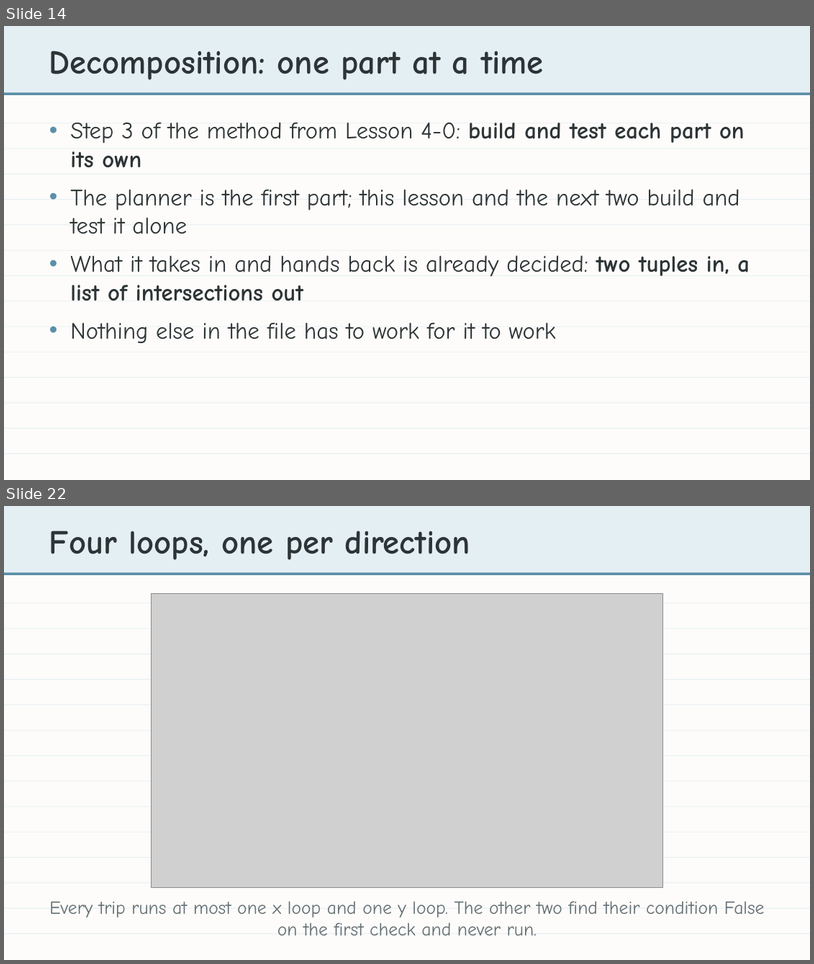
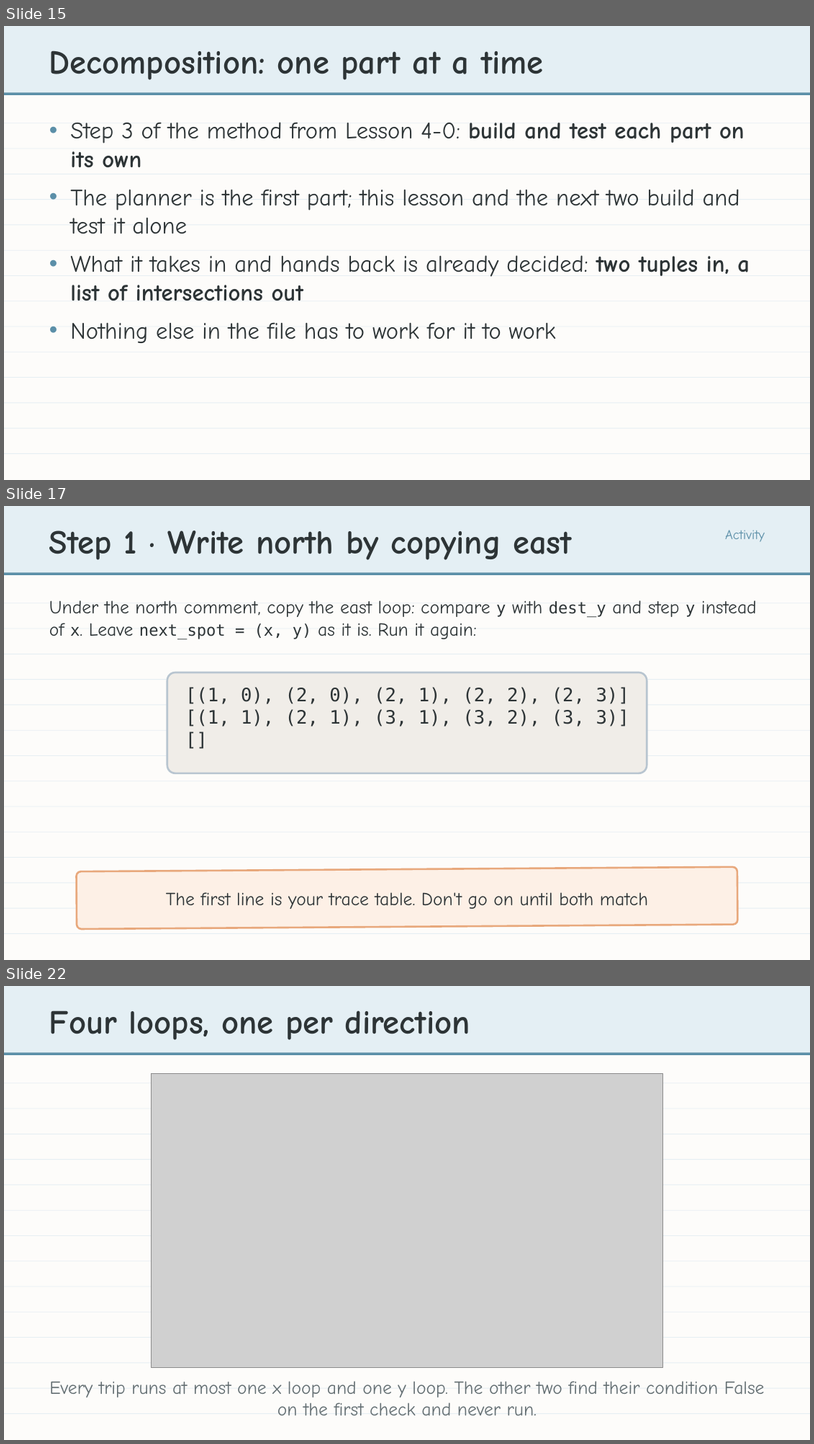
Before and after one commit to bradamiller/LearningPython, a slide deck: static/slides/module-04-manhattan/module-4-lesson-04-the-manhattan-algorithm.pptx. Shown one above the other, each under a label of ours: slides 14 and 22 before the commit, slides 15, 17 and 22 after it; the slides between them are not shown. The pictures are 814x964 and 814x1444 pixels, drawn with LibreOffice and Linux fonts; fonts in the diff are those of the drawing; grey boxes stand for pictures. Boxes give left, top, right and bottom in pixels: in the first picture for what was removed or moved away, otherwise in the second. Text is boxed around its words. In the diff, an @@ line names an element or a change of style, - is before the commit and + after.

```diff
--- a/static/slides/module-04-manhattan/module-4-lesson-04-the-manhattan-algorithm.pptx
+++ b/static/slides/module-04-manhattan/module-4-lesson-04-the-manhattan-algorithm.pptx
@@ slide 17 added at <box>4,506,810,960</box>, background #FDFCFA @@
@@ rectangle added at <box>4,506,810,572</box>, fill #E4EFF4 @@
@@ text added at <box>49,530,572,560</box>, 40 pt, text #2D3436, bold @@
+Step 1 · Write north by copying east
@@ text added at <box>725,530,765,542</box>, 16 pt, text #5B8FA8 @@
+Activity
@@ rectangle added at <box>4,572,810,575</box>, fill #5B8FA8 @@
@@ rectangle added at <box>4,602,810,603</box>, fill #E6EEF3 @@
@@ text added at <box>49,600,757,640</box>, 22 pt, text #2D3436 @@
+Under the north comment, copy the east loop: compare y with dest_y and step y instead of x. Leave next_spot = (x, y) as it is. Run it again:
@@ rectangle added at <box>4,628,810,629</box>, fill #E6EEF3 @@
@@ rectangle added at <box>4,654,810,654</box>, fill #E6EEF3 @@
@@ rounded rectangle added at <box>167,672,647,773</box>, fill #F0EDE8, outline #B8C5D0 2.25 pt @@
@@ rectangle added at <box>4,679,810,680</box>, fill #E6EEF3 @@
@@ text added at <box>185,687,630,726</box>, 22 pt, text #2D3436 @@
+[(1, 0), (2, 0), (2, 1), (2, 2), (2, 3)]
+[(1, 1), (2, 1), (3, 1), (3, 2), (3, 3)]
+[]
@@ rectangle added at <box>4,705,810,705</box>, fill #E6EEF3 @@
@@ rectangle added at <box>4,730,810,731</box>, fill #E6EEF3 @@
@@ rectangle added at <box>4,755,810,756</box>, fill #E6EEF3 @@
@@ rectangle added at <box>4,780,810,781</box>, fill #E6EEF3 @@
@@ rectangle added at <box>4,806,810,807</box>, fill #E6EEF3 @@
@@ rectangle added at <box>4,831,810,832</box>, fill #E6EEF3 @@
@@ rectangle added at <box>4,857,810,857</box>, fill #E6EEF3 @@
@@ rounded rectangle added at <box>77,867,738,929</box>, fill #FDF0E6, outline #E8A87C 2.25 pt @@
@@ rectangle added at <box>4,883,810,883</box>, fill #E6EEF3 @@
@@ text added at <box>166,892,648,908</box>, 22 pt, text #2D3436 @@
+The first line is your trace table. Don't go on until both match
@@ rectangle added at <box>4,908,810,908</box>, fill #E6EEF3 @@
@@ rectangle added at <box>4,933,810,934</box>, fill #E6EEF3 @@
@@ what was slide 14 is now slide 15 @@
```
Also in this commit, not shown: 10 slides changed, 1 other slide added, 2 slides removed, 47 other files.
